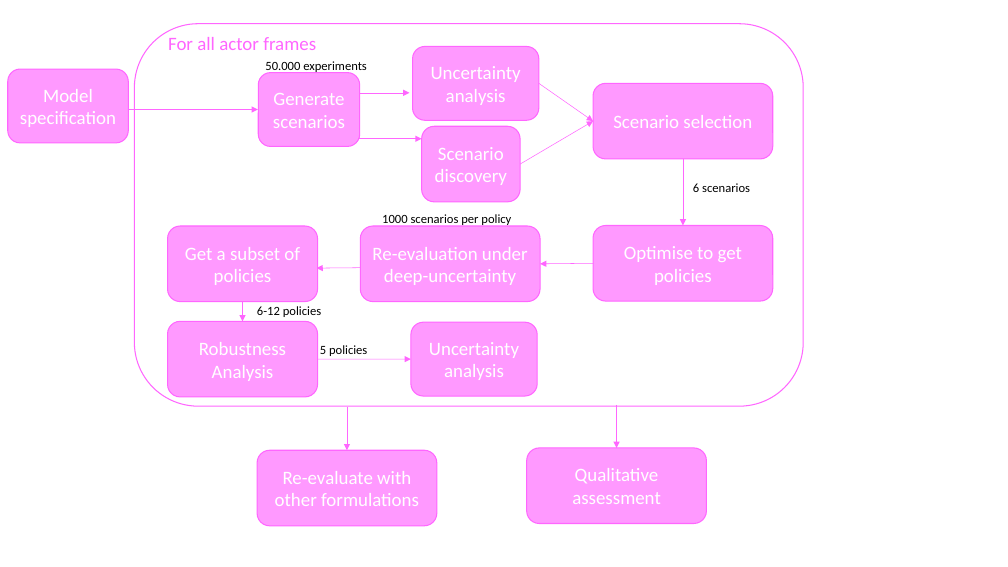
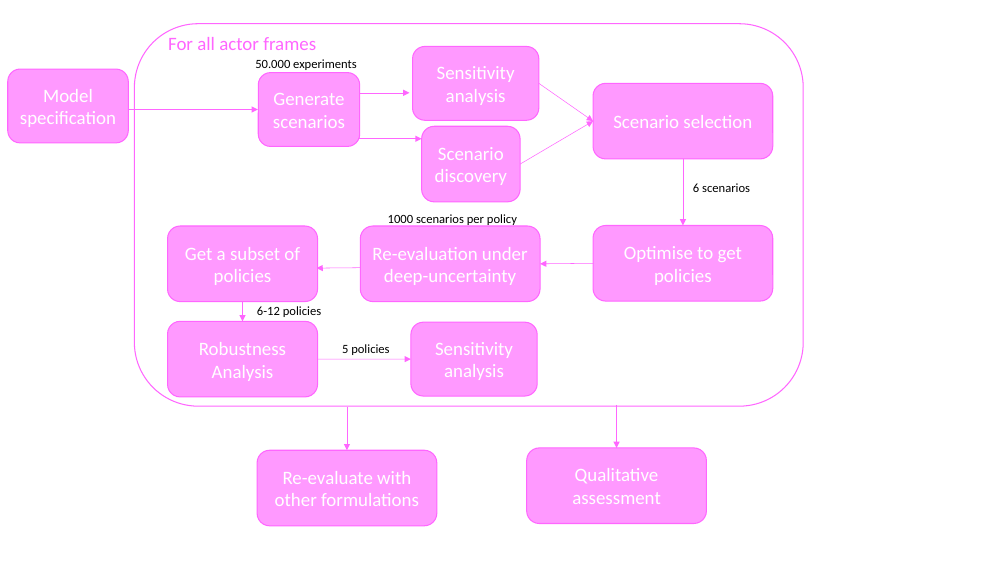
Before and after one commit to Lischip/FabiosDecisions, a slide deck: slide 7 of report/figures/methodology.pptx. Drawn at 1008x567 pixels with LibreOffice and Linux fonts; fonts in the diff are those of the drawing. Boxes give left, top, right and bottom in pixels: in the first picture for what was removed or moved away, otherwise in the second. Text is boxed around its words. In the diff, an @@ line names an element or a change of style, - is before the commit and + after.

```diff
--- a/report/figures/methodology.pptx
+++ b/report/figures/methodology.pptx
@@ text "50.000 experiments": place and size @@
-text "50.000 experiments" at bbox=[265, 61, 367, 73]
+text "50.000 experiments" at bbox=[255, 59, 357, 70]
@@ text in rounded rectangle at bbox=[437, 66, 515, 105]: text changed @@
-Uncertainty analysis
+Sensitivity
+analysis
@@ text "1000 scenarios per policy": place and size @@
-text "1000 scenarios per policy" at bbox=[382, 214, 511, 226]
+text "1000 scenarios per policy" at bbox=[388, 214, 517, 226]
@@ text "5 policies": place and size @@
-text "5 policies" at bbox=[320, 345, 367, 356]
+text "5 policies" at bbox=[342, 344, 389, 355]
@@ text in rounded rectangle at bbox=[435, 342, 513, 380]: text changed @@
-Uncertainty analysis
+Sensitivity analysis
```
Also in this commit, not shown: 1 other file.
